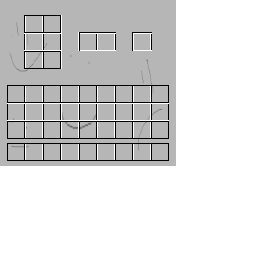
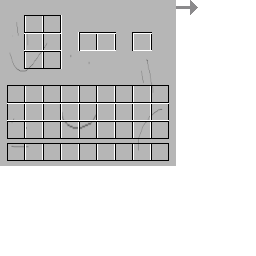
Layers edited between the first and the second 256×256 image:
painted on "Layer copy" over [176, 0, 198, 15]
